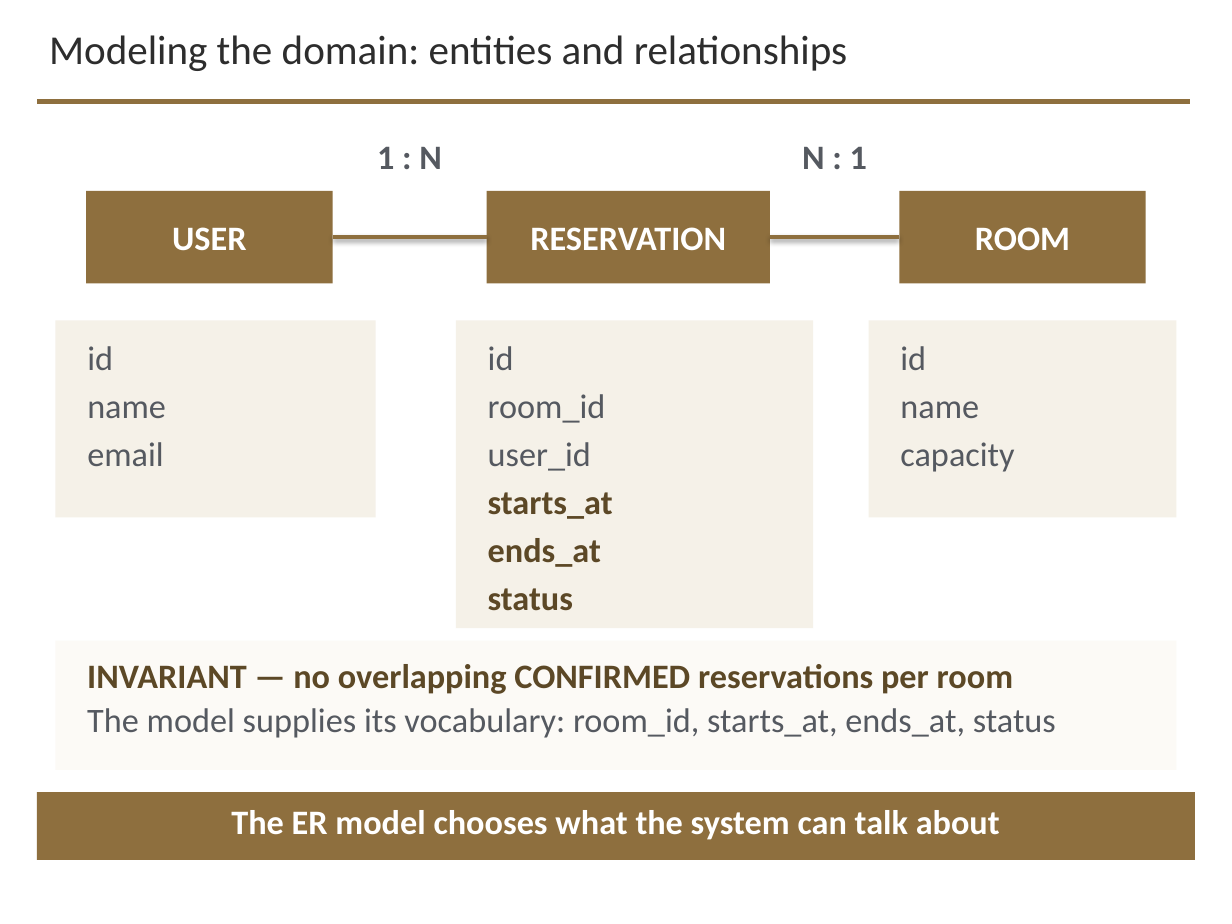
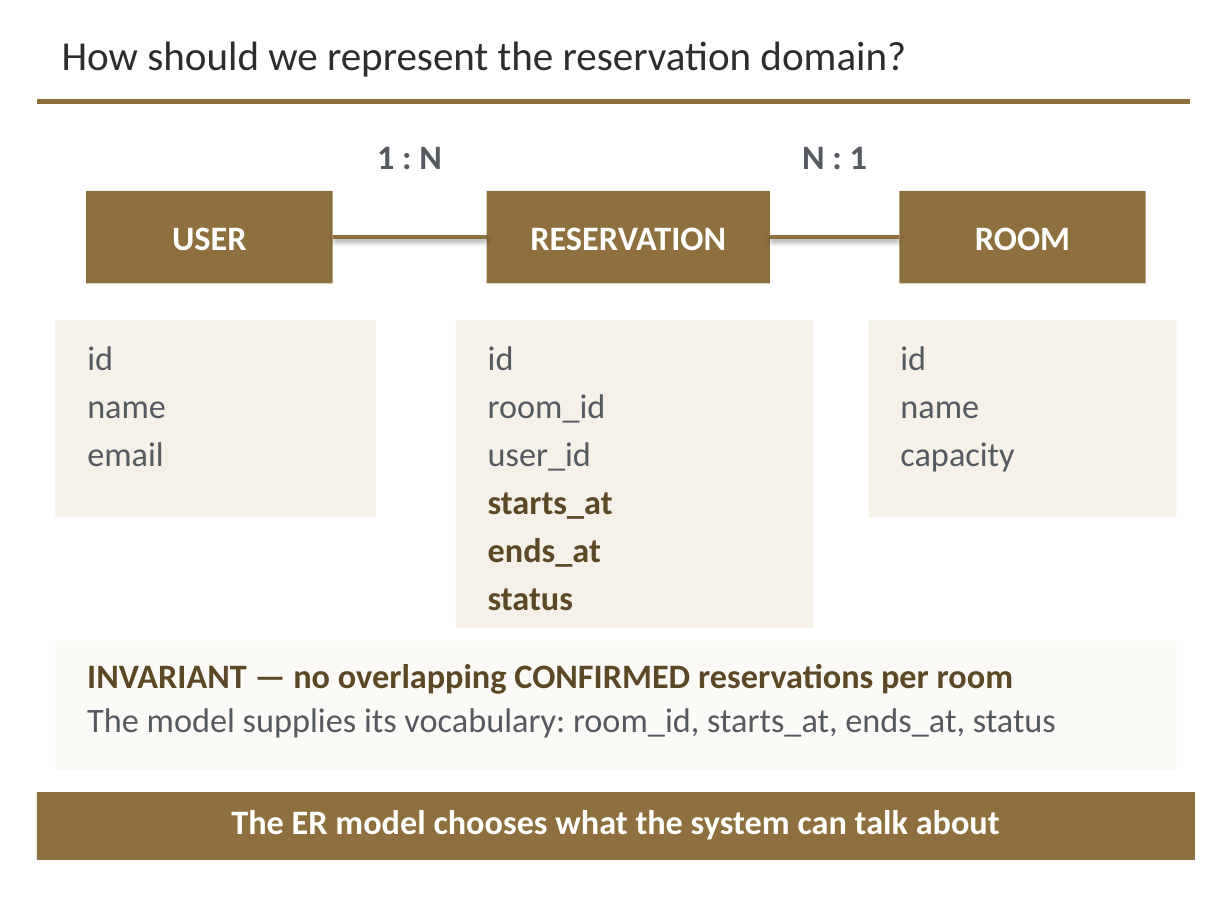
Before and after one commit to davisjam/model-based-agentic-software-engineering, a slide deck: slide 10 of course/lectures/act-3-software-in-the-world/02-compute-environments-and-data-management/3-2-Data-Management.pptx (slide 9 before the commit). Drawn at 1232x924 pixels with LibreOffice and Linux fonts; fonts in the diff are those of the drawing; background and template pictures are left out. Boxes give left, top, right and bottom in pixels: in the first picture for what was removed or moved away, otherwise in the second. Text is boxed around its words. In the diff, an @@ line names an element or a change of style, - is before the commit and + after.

```diff
--- a/course/lectures/act-3-software-in-the-world/02-compute-environments-and-data-management/3-2-Data-Management.pptx
+++ b/course/lectures/act-3-software-in-the-world/02-compute-environments-and-data-management/3-2-Data-Management.pptx
@@ title "How should we represent the ..." at (62, 41, 906, 77): vertical alignment top to middle @@
@@ title at (62, 41, 906, 77): text changed @@
-Modeling the domain: entities and relationships
+How should we represent the reservation domain?
```
Also in this commit, not shown: 26 other slides changed, 1 slide added.
